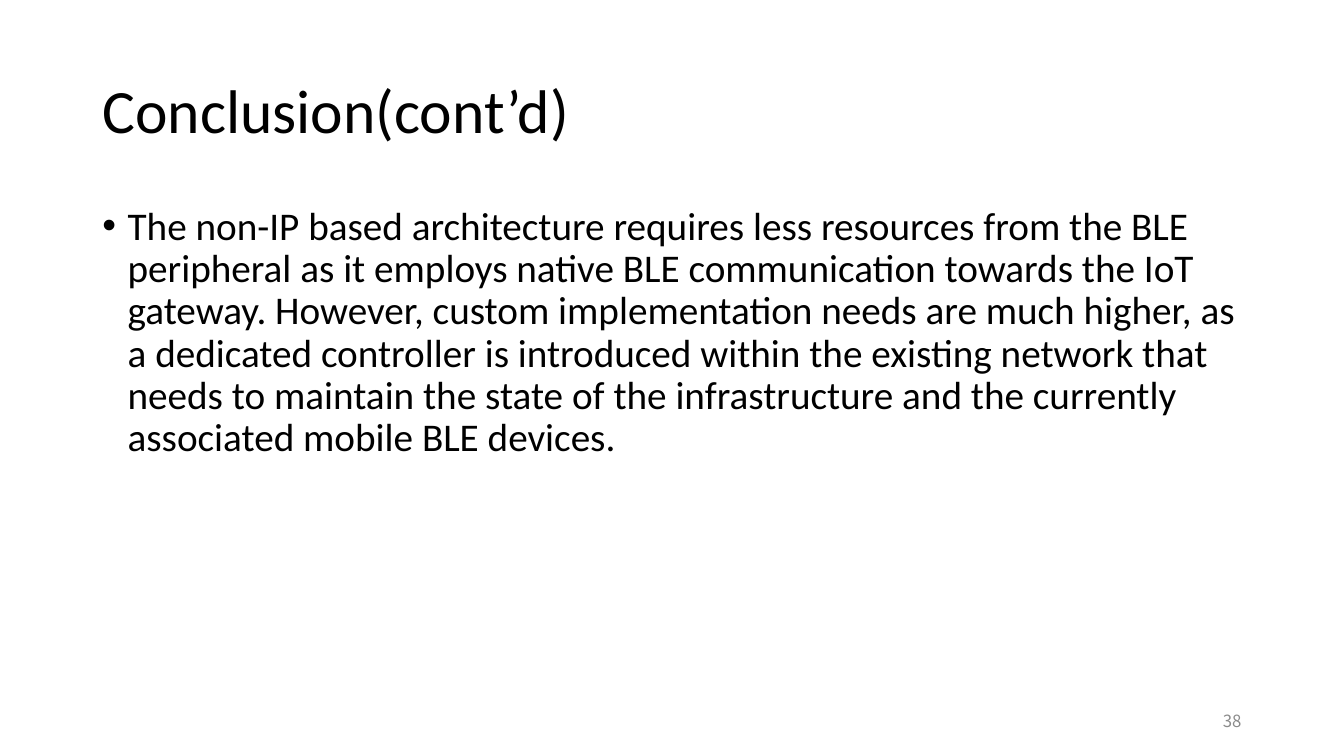
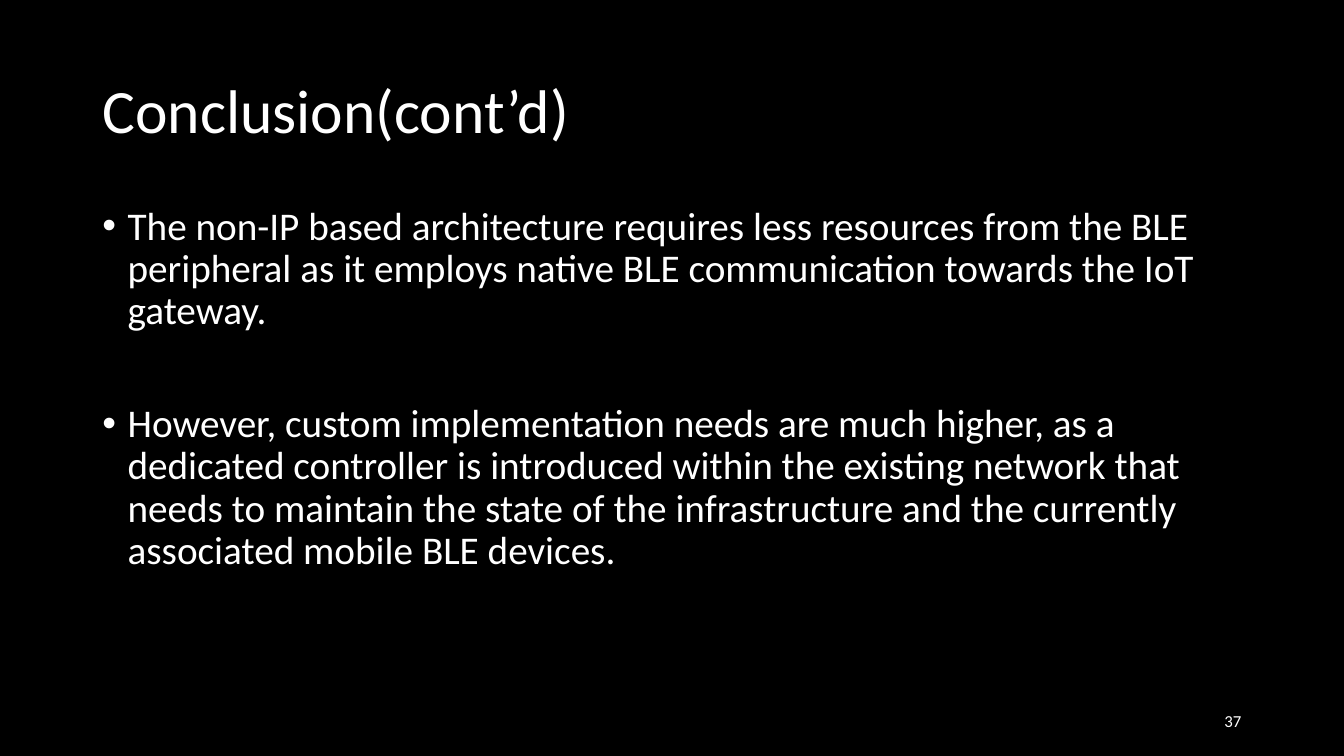
Before and after one commit to EKOISMYLOVE/NTUT_GM_PPT, a slide deck: slide 37 of A BLE-based multi-gateway network infrastructure with handover support for mobile BLE peripherals.pptx (slide 38 before the commit). Drawn at 1344x756 pixels with LibreOffice and Linux fonts; fonts in the diff are those of the drawing. Boxes give left, top, right and bottom in pixels: in the first picture for what was removed or moved away, otherwise in the second. Text is boxed around its words. In the diff, an @@ line names an element or a change of style, - is before the commit and + after.

```diff
--- a/A BLE-based multi-gateway network infrastructure with handover support for mobile BLE peripherals.pptx
+++ b/A BLE-based multi-gateway network infrastructure with handover support for mobile BLE peripherals.pptx
@@ background #FFFFFF to #000000 @@
@@ title "Conclusion(cont’d)" at [102,88,568,142]: text colour #000000 to #FFFFFF @@
@@ text at [128,212,1194,565]: text changed; text colour #000000 to #FFFFFF @@
-• The non-IP based architecture requires less resources from the BLE peripheral as it employs native BLE communication towards the IoT gateway. However, custom implementation needs are much higher, as a dedicated controller is introduced within the existing network that needs to maintain the state of the infrastructure and the currently associated mobile BLE devices.
+• The non-IP based architecture requires less resources from the BLE peripheral as it employs native BLE communication towards the IoT gateway.
+• However, custom implementation needs are much higher, as a dedicated controller is introduced within the existing network that needs to maintain the state of the infrastructure and the currently associated mobile BLE devices.
@@ page number at [1224,716,1241,727]: text changed; font Noto Sans CJK TC to Calibri; text colour #8C8C8C to #FFFFFF @@
-38
+37
```
Also in this commit, not shown: 37 other slides changed, 2 slides added, 3 slides removed.
